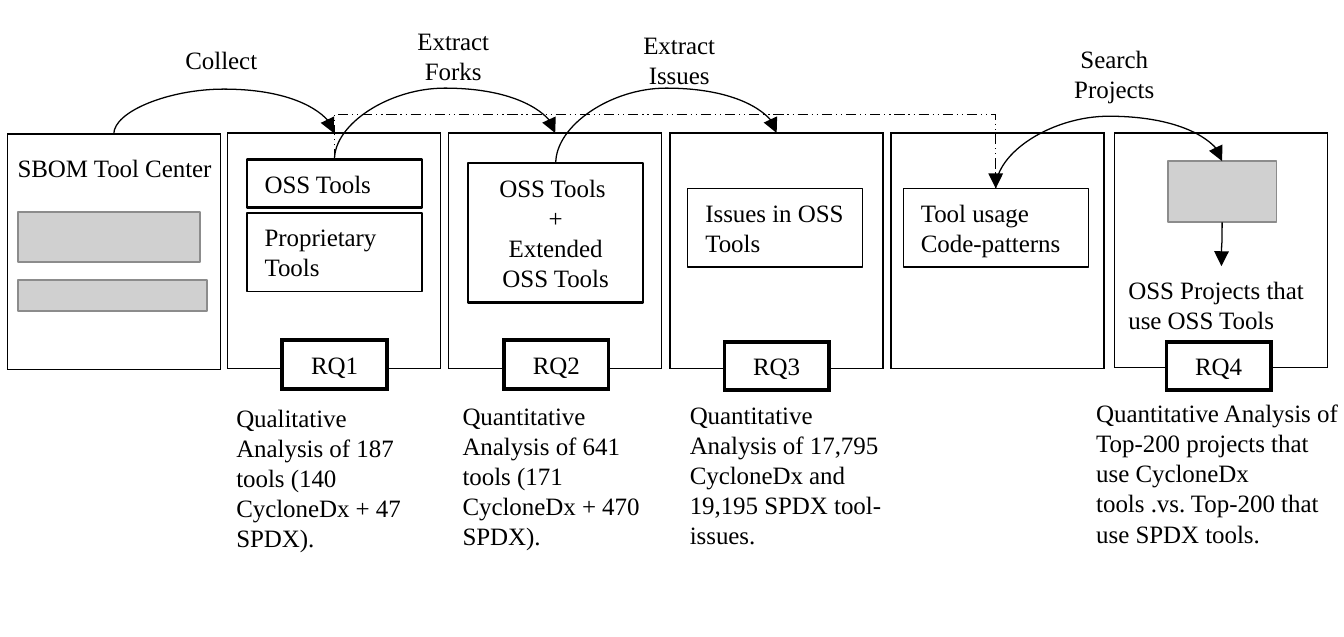
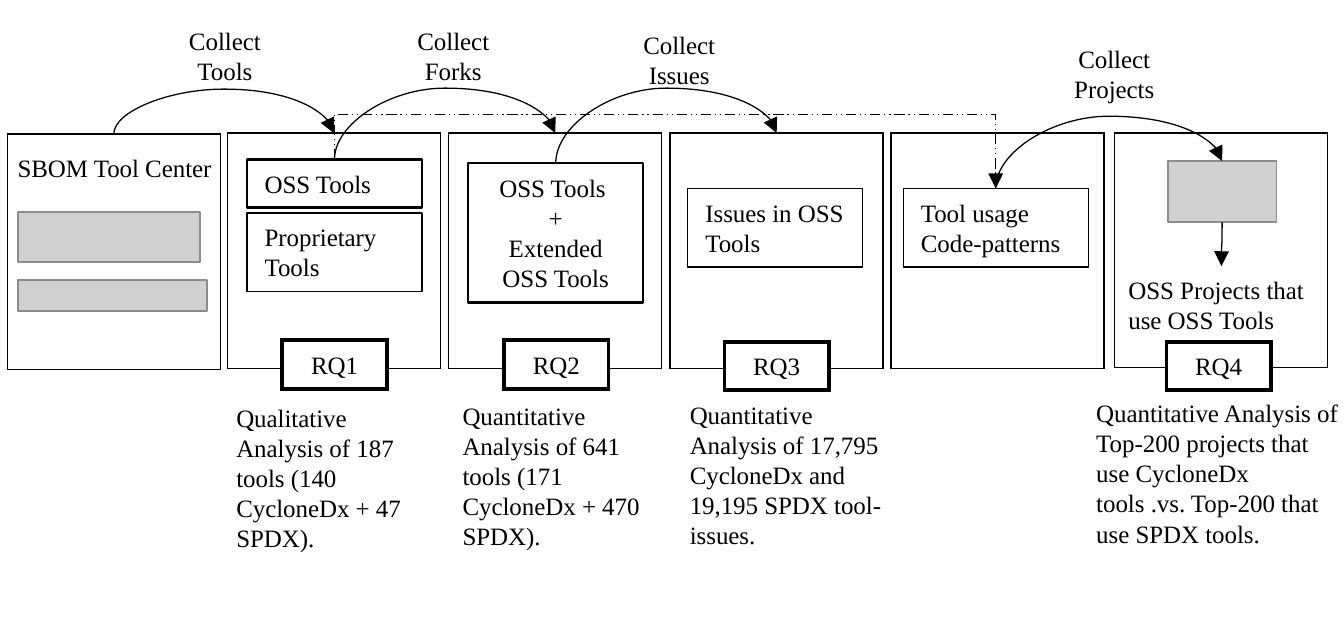
Before and after one commit to SAILResearch/wip-24-ali-sbom-emse, a slide deck: slide 1 of methodology-figure/method.pptx. Drawn at 1344x637 pixels with LibreOffice and Linux fonts; fonts in the diff are those of the drawing; grey boxes stand for pictures. Boxes give left, top, right and bottom in pixels: in the first picture for what was removed or moved away, otherwise in the second. Text is boxed around its words. In the diff, an @@ line names an element or a change of style, - is before the commit and + after.

```diff
--- a/methodology-figure/method.pptx
+++ b/methodology-figure/method.pptx
@@ text "Collect": place and size @@
-text "Collect" at box(185, 51, 257, 70)
+text "Collect" at box(189, 32, 261, 81)
@@ text at box(189, 32, 261, 51): alignment left to centre @@
@@ text at box(417, 32, 489, 81): text changed @@
-Extract Forks
+Collect Forks
@@ text at box(643, 36, 715, 90): text changed @@
-Extract Issues
+Collect Issues
@@ text at box(1078, 50, 1150, 69): text changed @@
-Search
+Collect
@@ text at box(197, 62, 252, 81): paragraph added @@
+Tools
```
Also in this commit, not shown: 5 other files.
